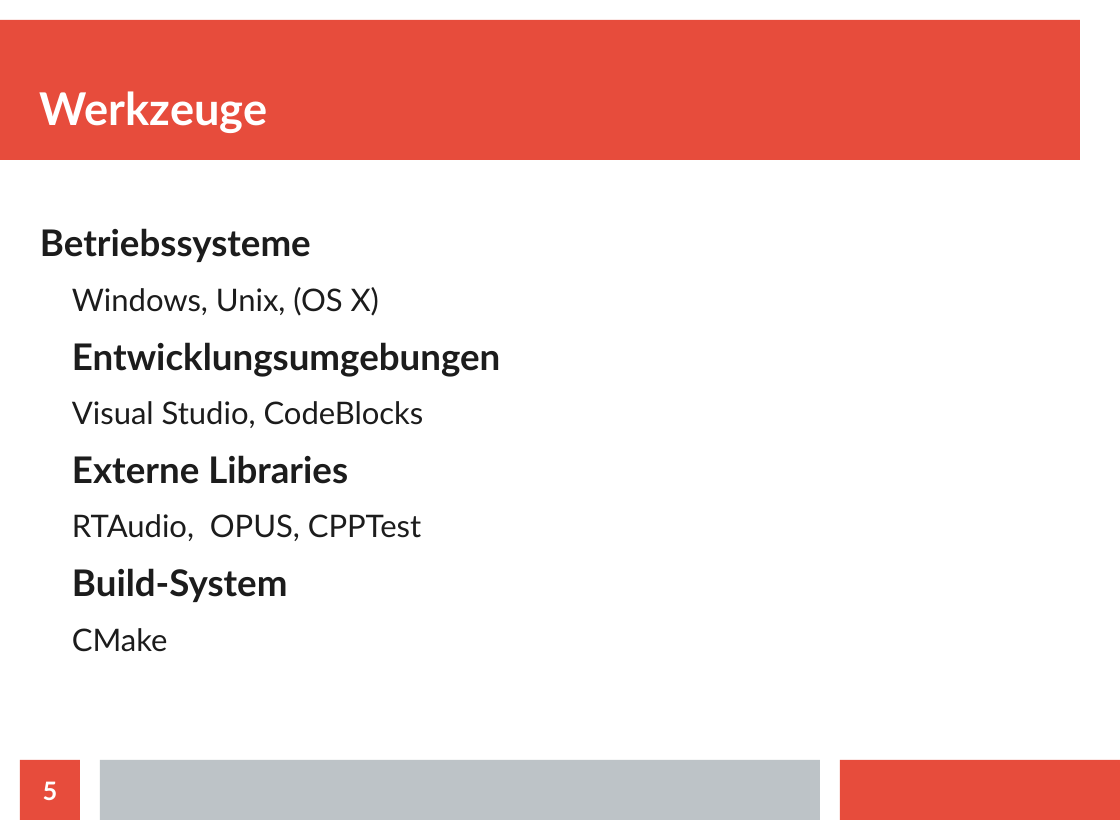
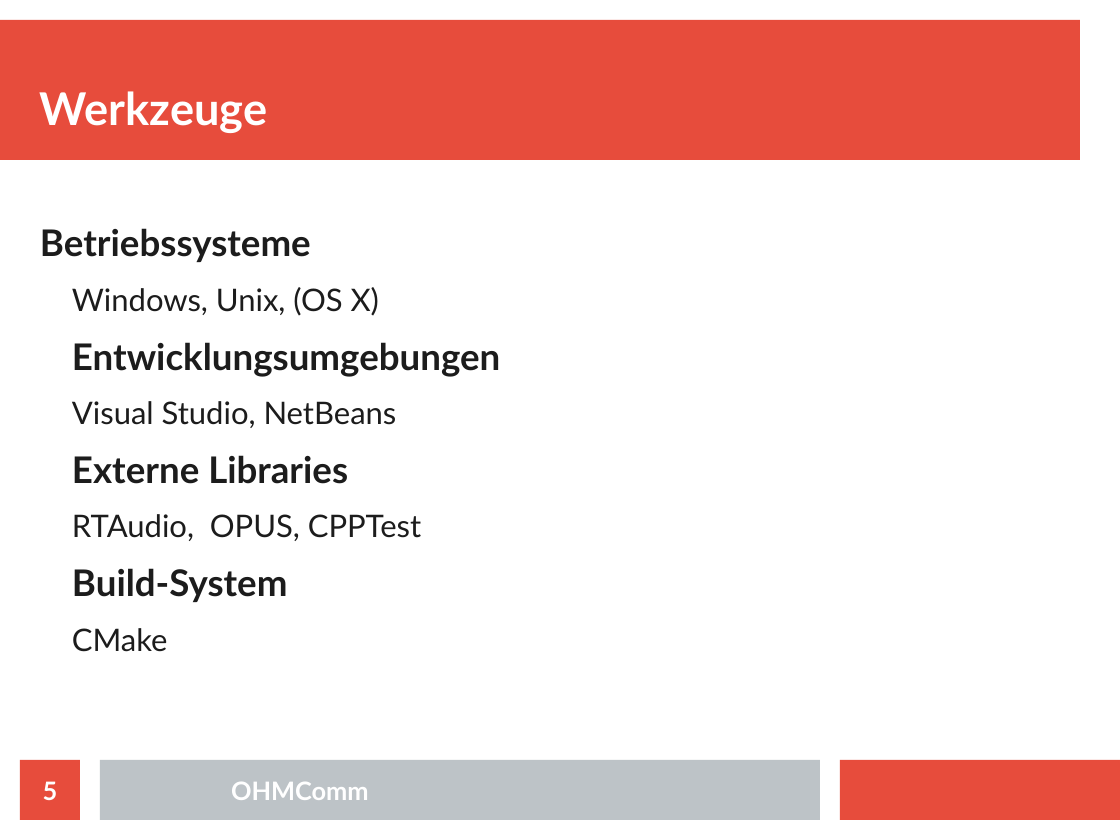
Before and after one commit to doe300/OHMComm, a slide deck: slide 5 of documents/OHMCommPres.odp. Drawn at 1120x840 pixels with LibreOffice and Linux fonts; fonts in the diff are those of the drawing. Boxes give left, top, right and bottom in pixels: in the first picture for what was removed or moved away, otherwise in the second. Text is boxed around its words. In the diff, an @@ line names an element or a change of style, - is before the commit and + after.

```diff
--- a/documents/OHMCommPres.odp
+++ b/documents/OHMCommPres.odp
@@ text at <box>72,401,397,428</box>: text changed @@
-  Visual Studio, CodeBlocks
+  Visual Studio, NetBeans
@@ text added at <box>231,782,369,800</box>, 18 pt, text #FFFFFF, bold @@
+OHMComm
```
Also in this commit, not shown: 24 other slides changed, 2 slides added, 5 slides removed.
